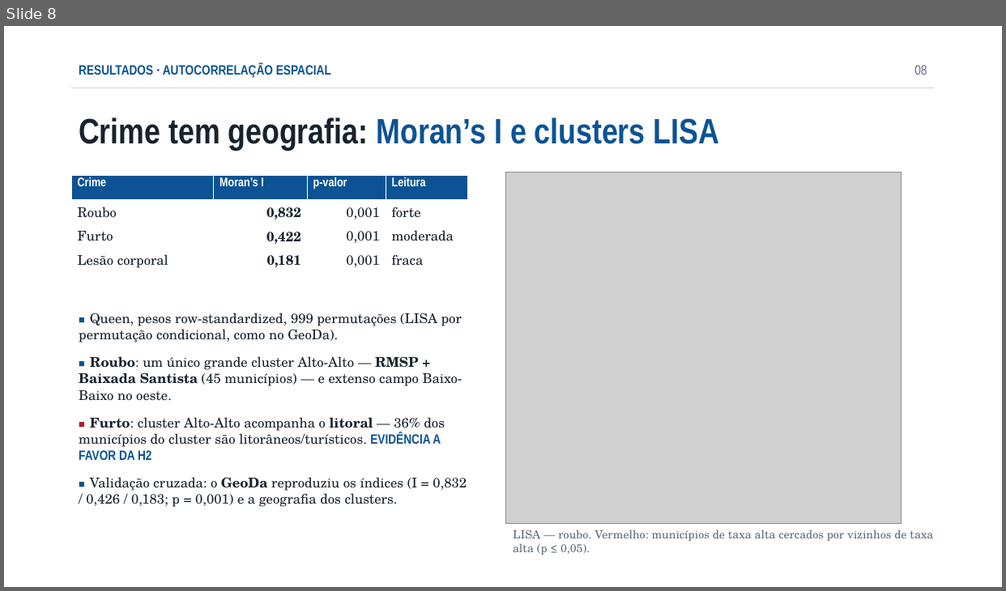
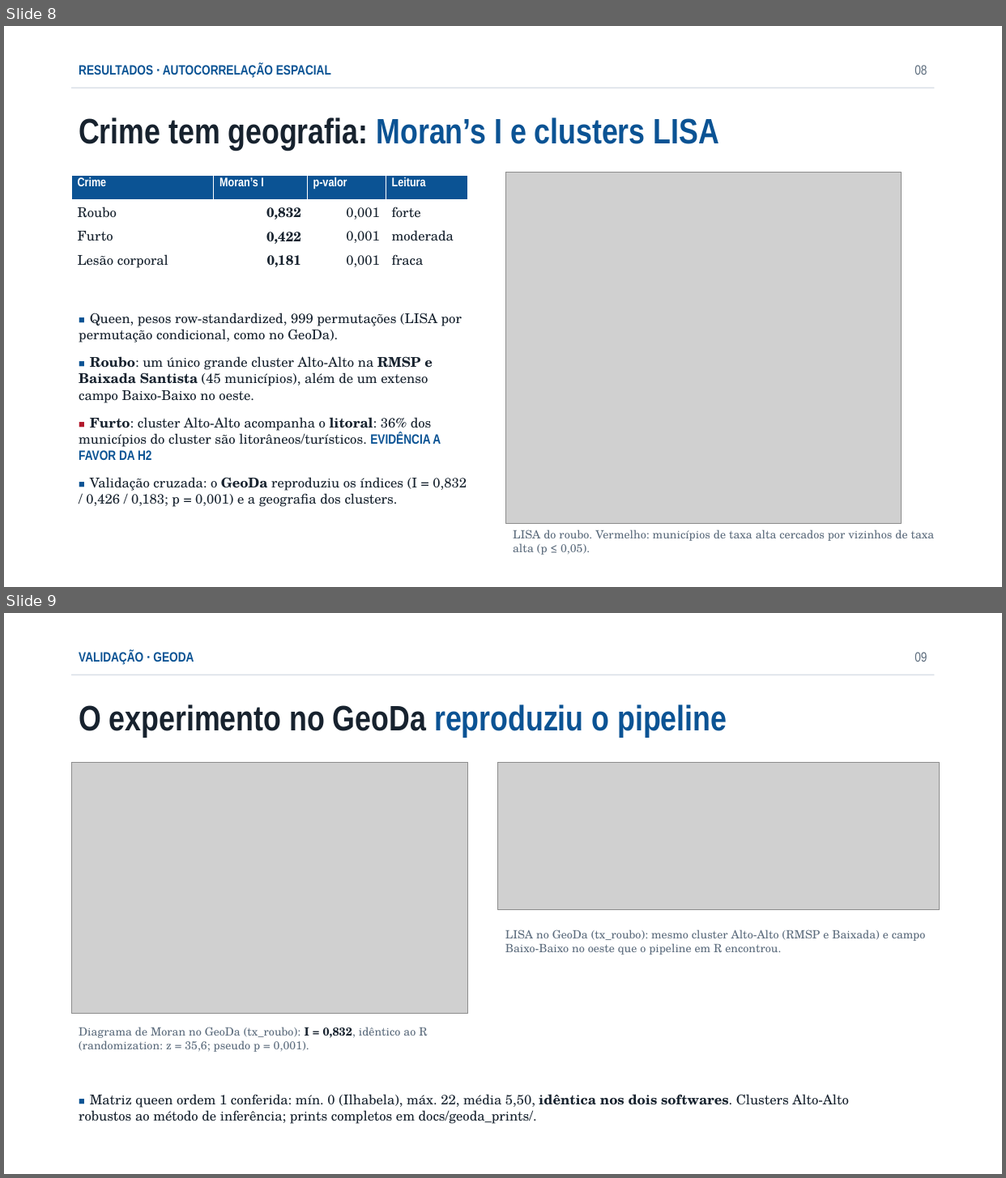
Before and after one commit to euusoujc/territory, a slide deck: slides/apresentacao.pptx. Shown one above the other, each under a label of ours: slide 8 before the commit, slides 8 and 9 after it. The pictures are 1006x591 and 1006x1178 pixels, drawn with LibreOffice and Linux fonts; fonts in the diff are those of the drawing; grey boxes stand for pictures. Boxes give left, top, right and bottom in pixels: in the first picture for what was removed or moved away, otherwise in the second. Text is boxed around its words. In the diff, an @@ line names an element or a change of style, - is before the commit and + after.

Commit message:
feat: prints do GeoDa no repo e slide de validação na apresentação
- docs/geoda_prints/: 22 prints do experimento com nomes descritivos
  (mapas do passo 1, matriz de pesos, Moran, randomization e LISA)
- guia_geoda.md referencia os prints e avisa da compressão do WhatsApp
- slide novo 'Validação: GeoDa' com o diagrama de Moran e o LISA do roubo
- revisão de estilo nos textos dos slides (sem travessões e setas)

```diff
--- a/slides/apresentacao.pptx
+++ b/slides/apresentacao.pptx
@@ slide 9 added at <box>4,613,1002,1174</box>, background #FFFFFF @@
@@ text added at <box>79,650,194,665</box>, 13 pt, text #0B5394, bold @@
+VALIDAÇÃO · GEODA
@@ text added at <box>914,652,927,662</box>, 13 pt, text #5B6B7C @@
+09
@@ rectangle added at <box>71,675,935,676</box>, fill #D8DFE7 @@
@@ text added at <box>79,705,727,737</box>, 34 pt, text #17222E, bold @@
+O experimento no GeoDa reproduziu o pipeline
@@ picture added at <box>71,763,468,1013</box> @@
@@ picture added at <box>498,763,940,910</box> @@
@@ text added at <box>505,930,925,955</box>, 11 pt, text #5B6B7C @@
+LISA no GeoDa (tx_roubo): mesmo cluster Alto-Alto (RMSP e Baixada) e campo Baixo-Baixo no oeste que o pipeline em R encontrou.
@@ text added at <box>79,1027,427,1052</box>, 11 pt, text #5B6B7C @@
+Diagrama de Moran no GeoDa (tx_roubo): I = 0,832, idêntico ao R (randomization: z = 35,6; pseudo p = 0,001).
@@ text added at <box>79,1094,849,1124</box>, 13 pt, text #17222E @@
+■ Matriz queen ordem 1 conferida: mín. 0 (Ilhabela), máx. 22, média 5,50, idêntica nos dois softwares. Clusters Alto-Alto robustos ao método de inferência; prints completos em docs/geoda_prints/.
@@ slide 8 changed as well @@
@@ text at <box>79,356,441,460</box>: text changed @@
-■ Roubo: um único grande cluster Alto-Alto — RMSP + Baixada Santista (45 municípios) — e extenso campo Baixo-Baixo no oeste.
-■ Furto: cluster Alto-Alto acompanha o litoral — 36% dos municípios do cluster são litorâneos/turísticos. EVIDÊNCIA A FAVOR DA H2
+■ Roubo: um único grande cluster Alto-Alto na RMSP e Baixada Santista (45 municípios), além de um extenso campo Baixo-Baixo no oeste.
+■ Furto: cluster Alto-Alto acompanha o litoral: 36% dos municípios do cluster são litorâneos/turísticos. EVIDÊNCIA A FAVOR DA H2
@@ text at <box>513,530,935,555</box>: text changed @@
-LISA — roubo. Vermelho: municípios de taxa alta cercados por vizinhos de taxa alta (p ≤ 0,05).
+LISA do roubo. Vermelho: municípios de taxa alta cercados por vizinhos de taxa alta (p ≤ 0,05).
```
Also in this commit, not shown: 9 other slides changed, 25 other files.
